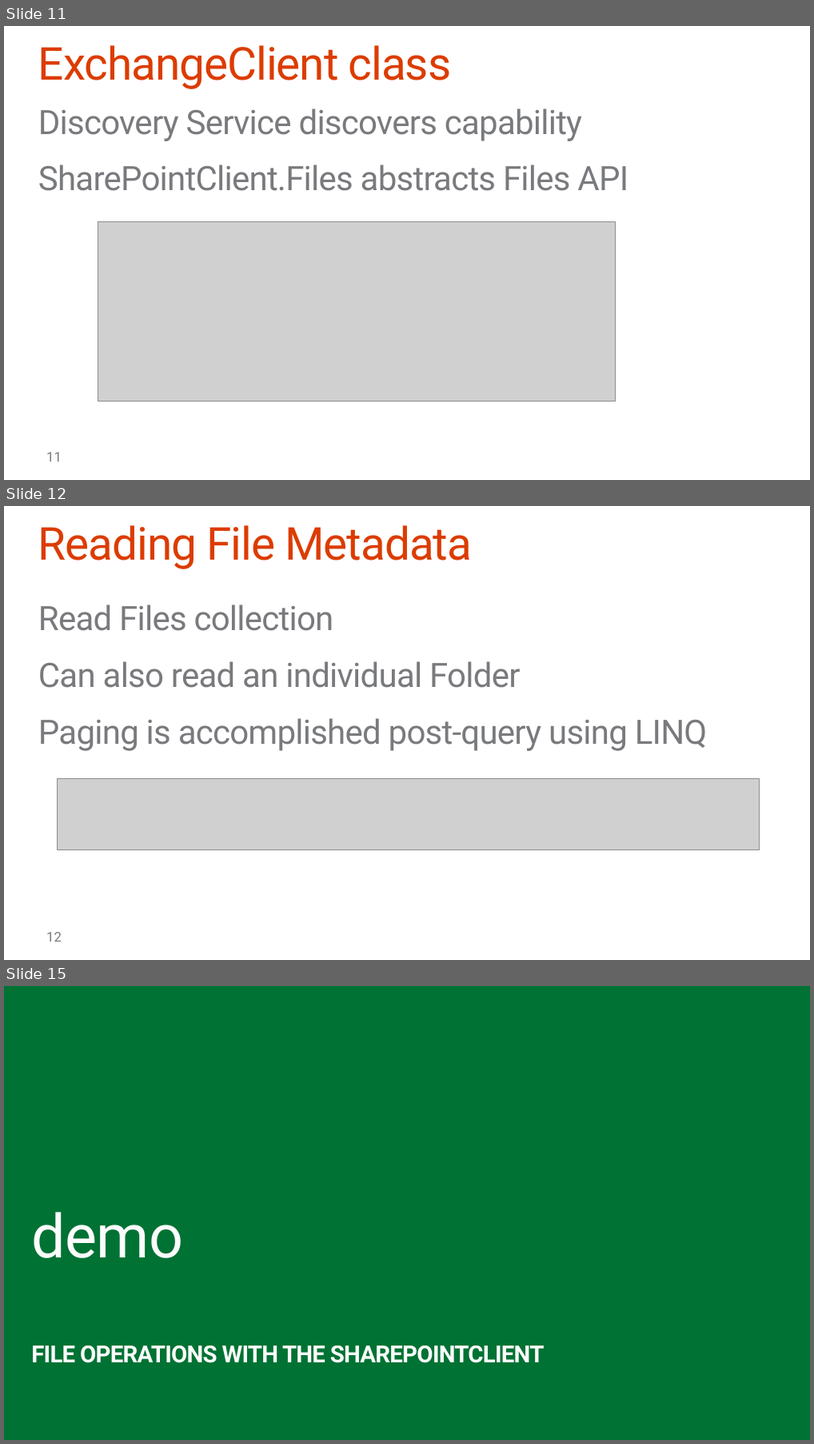
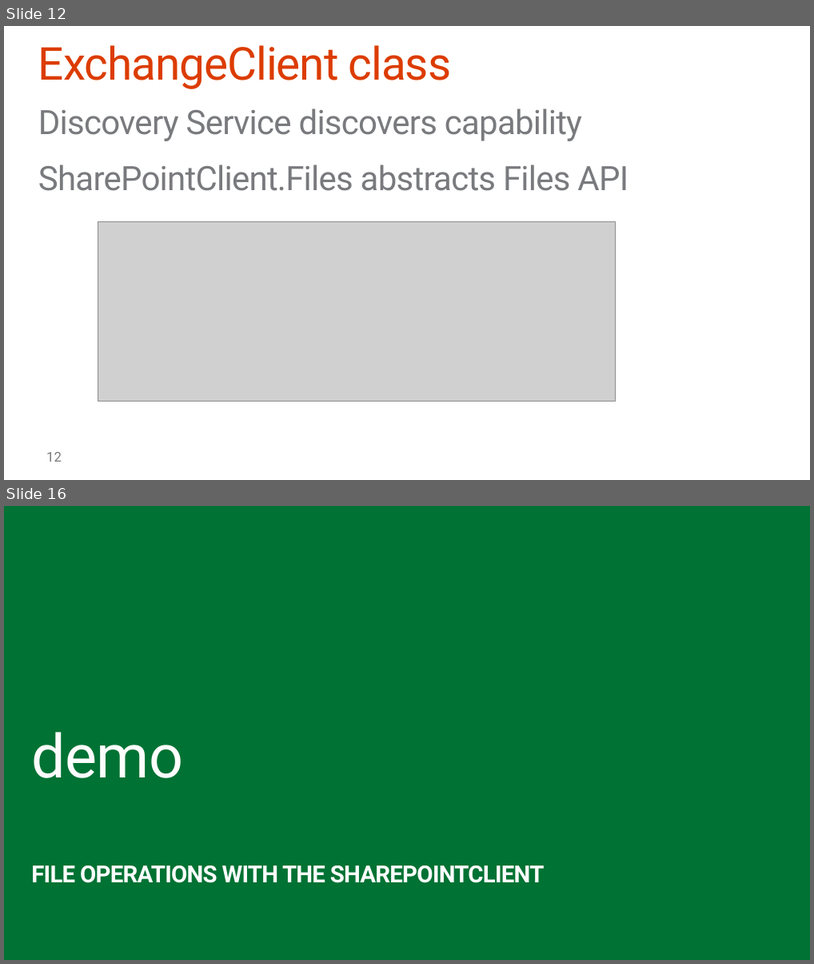
Before and after one commit to OfficeDev/TrainingContent, a slide deck: O3653-2 Deep Dive into Office 365 APIs for Calendar, Mail, and Contacts/O3653-2 Deep Dive into Office 365 APIs for Calendar, Mail, and Contacts.pptx. Shown one above the other, each under a label of ours: slides 11, 12 and 15 before the commit, slides 12 and 16 after it; the slides between them are not shown. The pictures are 814x1444 and 814x964 pixels, drawn with LibreOffice and Linux fonts; fonts in the diff are those of the drawing; grey boxes stand for pictures; background and template pictures are left out. Boxes give left, top, right and bottom in pixels: in the first picture for what was removed or moved away, otherwise in the second. Text is boxed around its words. In the diff, an @@ line names an element or a change of style, - is before the commit and + after.

Commit message:
draft of deck

```diff
--- a/O3653-2 Deep Dive into Office 365 APIs for Calendar, Mail, and Contacts/O3653-2 Deep Dive into Office 365 APIs for Calendar, Mail, and Contacts.pptx
+++ b/O3653-2 Deep Dive into Office 365 APIs for Calendar, Mail, and Contacts/O3653-2 Deep Dive into Office 365 APIs for Calendar, Mail, and Contacts.pptx
@@ slide 12 removed at <box>4,506,810,960</box>, background #FFFFFF @@
@@ title removed at <box>38,525,472,569</box> @@
-Reading File Metadata
@@ text removed at <box>38,604,708,751</box> @@
-Read Files collection
-Can also read an individual Folder
-Paging is accomplished post-query using LINQ
@@ picture removed at <box>58,778,759,850</box> @@
@@ page number removed at <box>46,932,62,941</box> @@
-12
@@ what was slide 11 is now slide 12 @@
@@ page number at <box>46,452,62,461</box>: text changed @@
-11
+12
@@ what was slide 15 is now slide 16 @@
```
Also in this commit, not shown: 3 slides changed, 4 slides added, 2 other slides removed.
